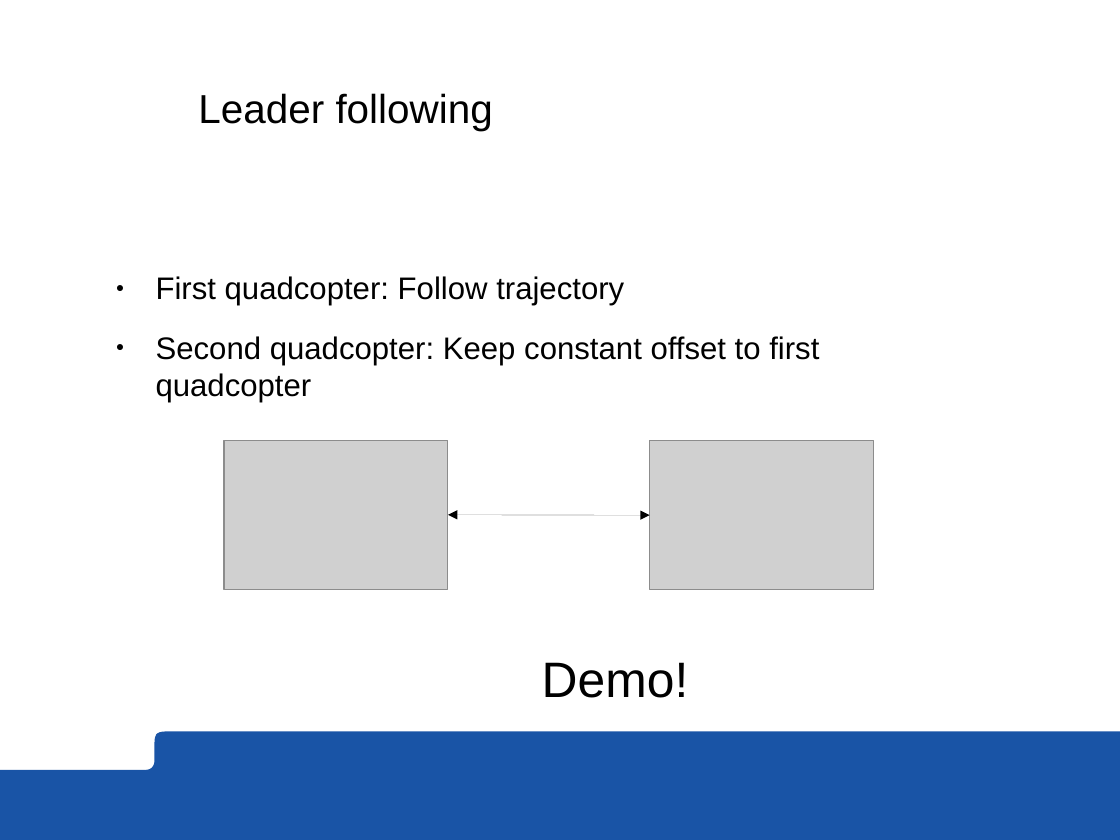
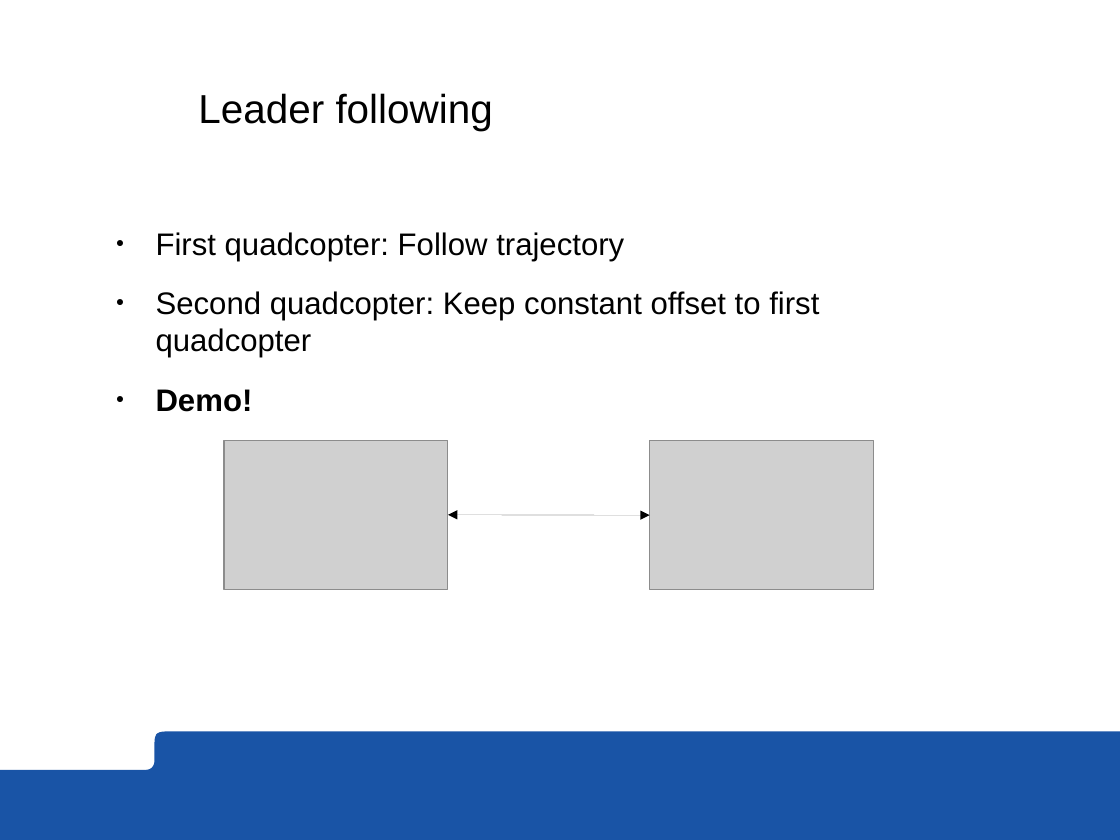
Before and after one commit to roussePaul/kampala, a slide deck: slide 15 of presentation/presentation.odp (slide 12 before the commit). Drawn at 1120x840 pixels with LibreOffice and Linux fonts; fonts in the diff are those of the drawing; grey boxes stand for pictures; background and template pictures are left out. Boxes give left, top, right and bottom in pixels: in the first picture for what was removed or moved away, otherwise in the second. Text is boxed around its words. In the diff, an @@ line names an element or a change of style, - is before the commit and + after.

```diff
--- a/presentation/presentation.odp
+++ b/presentation/presentation.odp
@@ text "First quadcopter: Follow trajectory": place and size @@
-text "First quadcopter: Follow trajectory" at [156,276,819,365]
+text "First quadcopter: Follow trajectory" at [156,232,819,412]
@@ text at [156,389,253,412]: paragraph added @@
+● Demo!
@@ text removed at [542,662,689,698] @@
-Demo!
```
Also in this commit, not shown: 7 other slides changed, 1 slide added, 1 slide removed, 1 other file.
